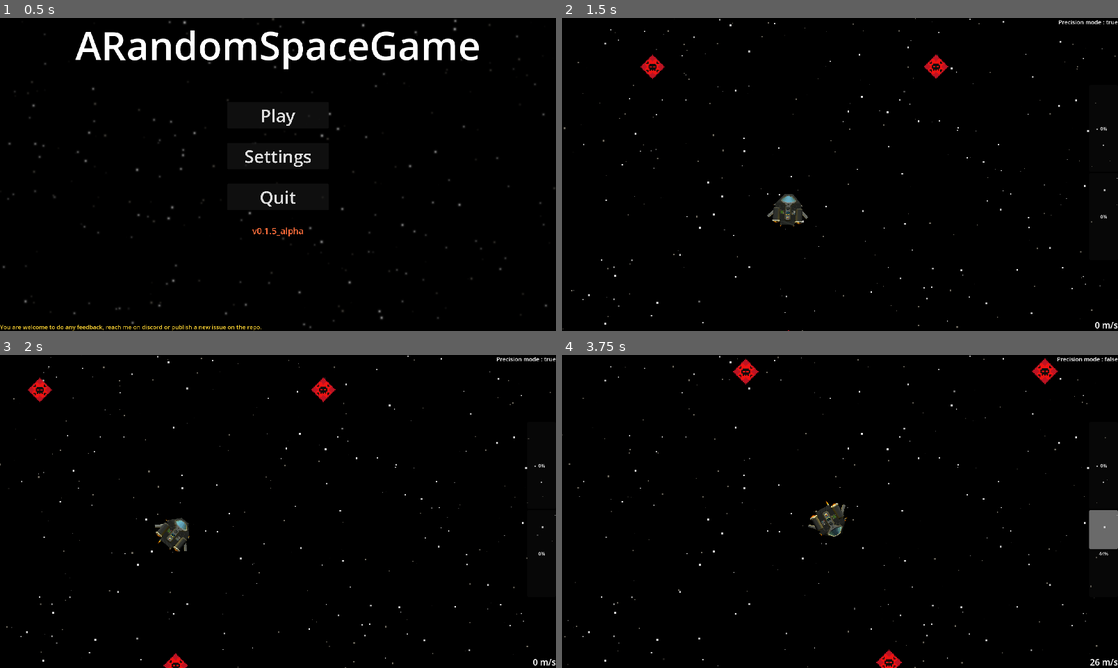
Above: before the commit, frames 1-4 (two rows, left to right).
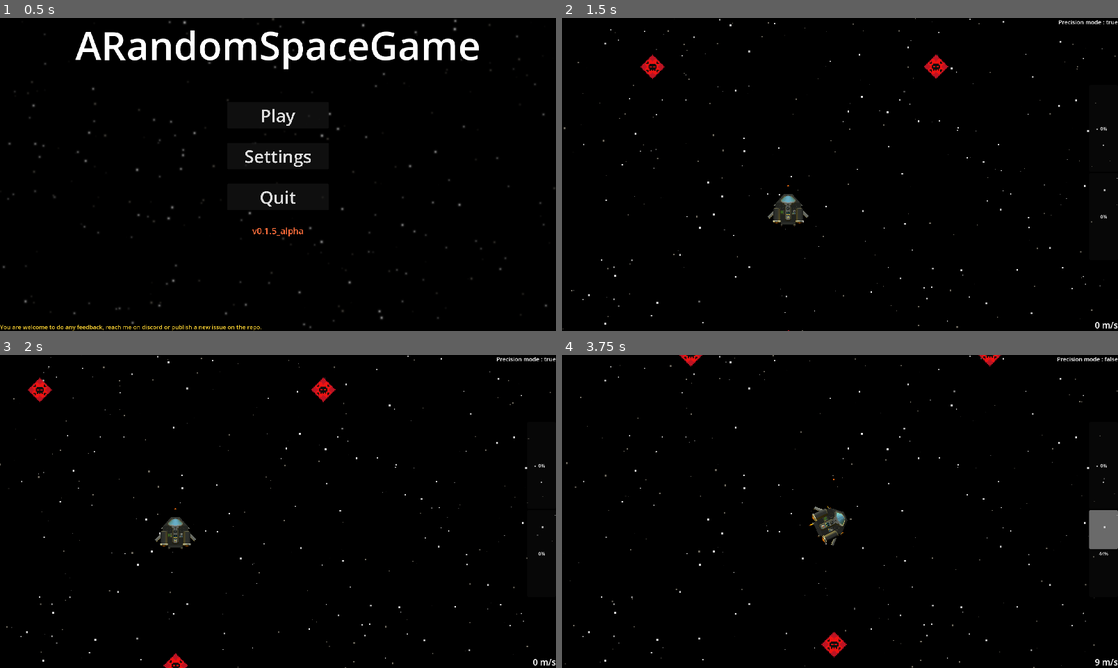
Above: after the commit, the same moments.

Repository: creusator/A_Random_Space_Game
Game: Godot game, scene res://UI/Menus/MainMenu/MainMenu.tscn
The game is run twice, just before and just after one commit, with the same random seed, the same clock (stepped at 60 frames per second) and the same inputs.
Inputs (mouse positions are in pixels of both pictures, inside the frame that each line leads up to):
- Up to frame 1 (0.5 s): no input
- Up to frame 2 (1.5 s): click "Play" at 0.5 s; move the mouse to (962, 158) at 1.27 s; hold D (rotate_right) from 1.28 s (still down); hold Right mouse button (aim_to_target_hold) from 1.28 s (still down)
- Up to frame 3 (2 s): keep holding D (rotate_right); keep holding Right mouse button (aim_to_target_hold)
- Up to frame 4 (3.75 s): move the mouse to (728, 527) at 2.02 s; release D (rotate_right) at 2.03 s; release Right mouse button (aim_to_target_hold) at 2.03 s; hold S (thrust_down) 2.03-2.78 s; tap P (enable_precision_mode_toggle) at 2.1 s; move the mouse to (895, 442) at 2.77 s; hold D (rotate_right) 2.78-3.53 s; tap Mouse wheel up (zoom_in) at 2.85 s; move the mouse to (812, 574) at 3.52 s; hold S (thrust_down) from 3.53 s (still down); tap Mouse wheel down (zoom_out) at 3.6 s

Frame 1 is identical in both runs. In frame 2, 0.1% of the frame differs, in the area x 36-45%, y 53-67%; in frame 3, 0.4%; in frame 4, 1.5%, in the area x 0-100%, y 0-100%.

Commit message:
Better ship states - player state machine
- There are now 4 separated ship states : Idle, Moving, Unpowered, Destroyed

- Started player state machine

Diff:
--- a/Components/Player/PlayerMotionComponent2D.gd
+++ b/Components/Player/PlayerMotionComponent2D.gd
@@ -1,8 +1,8 @@
 class_name PlayerMotionComponent2D
 extends MotionComponent2D
 
-@export var controller:PlayerInputComponent2D
-@export var controlled:CharacterBody2D
+@export var controlled:Player
 
-func _process(_delta: float) -> void:
-	controlled.velocity = controller.get_direction_vector() * 32
+var max_walking_speed:int
+
+const PIXEL_PER_METER = GlobalVariables.PIXEL_PER_METER
--- a/Components/Ship/ShipMotionComponent2D.gd
+++ b/Components/Ship/ShipMotionComponent2D.gd
@@ -1,7 +1,7 @@
 class_name ShipMotionComponent2D
 extends MotionComponent2D
 
-@export var controlled: CharacterBody2D
+@export var controlled:Ship
 
 const PIXEL_PER_METER = GlobalVariables.PIXEL_PER_METER
 
@@ -26,43 +26,49 @@
 	max_rotation_speed = int(deg_to_rad(controlled.max_rotation_speed))
 	moment_of_inertia_factor = controlled.moment_of_inertia_factor
 
-func player_movement_throttle(velocity: Vector2, thrust_input: Vector2, ship_rotation: float, delta: float) -> Vector2:
-	var target_velocity = Vector2(thrust_input.x * max_local_speed, thrust_input.y * max_local_speed).rotated(ship_rotation)
-	var velocity_error = target_velocity - velocity
+func ship_movement_throttle(velocity: Vector2, thrust_input: Vector2, current_rotation: float, delta: float) -> Vector2:
+	var thrust_direction = Vector2(thrust_input.x, thrust_input.y).rotated(current_rotation)
+	var thrust_magnitude = thrust_input.length()
+
 	var thrust_force = Vector2.ZERO
-
-	if velocity_error.length() > 0.01:
-		thrust_force = velocity_error.normalized() * main_thrust_power
+	if thrust_magnitude > 0.01:
+		thrust_force = thrust_direction.normalized() * main_thrust_power * thrust_magnitude
 
 	var force_total = thrust_force * PIXEL_PER_METER
 	var acceleration = force_total / mass
 	var applied_velocity = velocity + acceleration * delta
 
-	if velocity_error.length() < 3.5 and thrust_input.length() < 0.01:
-		applied_velocity = Vector2.ZERO
-	elif applied_velocity.length() > max_local_speed:
+	if applied_velocity.length() > max_local_speed:
 		applied_velocity = applied_velocity.normalized() * max_local_speed
 
-	current_applied_velocity = applied_velocity.normalized()
+	current_applied_velocity = applied_velocity.normalized() if applied_velocity.length() > 0.01 else Vector2.ZERO
 	return applied_velocity
 
-func player_movement(velocity: Vector2, thrust_vector: Vector2, delta: float) -> Vector2:
+func ship_movement_precision(velocity: Vector2, thrust_vector: Vector2, delta: float) -> Vector2:
 	var thrust_force: Vector2 = calculate_thrust(thrust_vector)
-	var dampening_force: Vector2 = Vector2.ZERO
-
-	if thrust_vector.length() < 0.05 and inertial_dampener_efficiency >= 0.0:
-		dampening_force = calculate_dampening(velocity)
-
-	var force_total: Vector2 = (thrust_force + dampening_force) * PIXEL_PER_METER
+	var force_total: Vector2 = thrust_force * PIXEL_PER_METER
 	var acceleration: Vector2 = force_total / mass
 	var applied_velocity: Vector2 = velocity + acceleration * delta
 
-	if thrust_vector.length() < 0.05 and applied_velocity.length() < 3.5:
-		applied_velocity = Vector2.ZERO
-	elif applied_velocity.length() > max_local_speed:
+	if applied_velocity.length() > max_local_speed:
 		applied_velocity = applied_velocity.normalized() * max_local_speed
 
-	current_applied_velocity = applied_velocity.normalized()
+	current_applied_velocity = applied_velocity.normalized() if applied_velocity.length() > 0.01 else Vector2.ZERO
+	return applied_velocity
+
+func ship_movement_damp(velocity: Vector2, delta: float) -> Vector2:
+	if velocity.length() < 3.5:
+		return Vector2.ZERO
+
+	var dampening_force = -velocity.normalized() * main_thrust_power * inertial_dampener_efficiency
+	var force_total = dampening_force * PIXEL_PER_METER
+	var acceleration = force_total / mass
+	var applied_velocity = velocity + acceleration * delta
+
+	if velocity.dot(applied_velocity) < 0:
+		applied_velocity = Vector2.ZERO
+
+	current_applied_velocity = applied_velocity.normalized() if applied_velocity.length() > 0.01 else Vector2.ZERO
 	return applied_velocity
 
 func calculate_thrust(thrust_vector: Vector2) -> Vector2:
@@ -70,26 +76,30 @@
 		return thrust_vector.normalized() * main_thrust_power * thrust_vector.length()
 	return Vector2.ZERO
 
-func calculate_dampening(velocity: Vector2) -> Vector2:
-	if inertial_dampener_efficiency <= 0.0 or velocity.length() < 0.05:
-		return Vector2.ZERO
-	var dampening_force = -velocity.normalized() * main_thrust_power * inertial_dampener_efficiency
-	return dampening_force
-
-func player_rotation(rotation_direction: float, delta: float) -> float:
+func ship_rotation(rotation_direction: float, delta: float) -> float:
 	var current_rotation = controlled.rotation
 	var moment_of_inertia = calculate_moment()
 	var torque = calculate_torque(rotation_direction)
-
-	if abs(rotation_direction) < 0.01 and rotation_dampeners_efficiency > 0.0:
-		var damping_torque = -angular_velocity_rad * (side_thrust_power * rotation_dampeners_efficiency)
-		torque += damping_torque
 
 	var angular_acceleration = torque / moment_of_inertia
 	angular_velocity_rad += angular_acceleration * delta
 	angular_velocity_rad = clamp(angular_velocity_rad, -max_rotation_speed, max_rotation_speed)
 
-	if abs(rotation_direction) < 0.01 and abs(angular_velocity_rad) < 0.008:
+	var new_rotation = current_rotation + angular_velocity_rad * delta
+	return new_rotation
+
+func ship_rotation_damp(delta: float) -> float:
+	if abs(angular_velocity_rad) < 0.008:
+		angular_velocity_rad = 0.0
+		return controlled.rotation
+
+	var current_rotation = controlled.rotation
+	var moment_of_inertia = calculate_moment()
+	var damping_torque = -sign(angular_velocity_rad) * side_thrust_power * rotation_dampeners_efficiency
+
+	var angular_acceleration = damping_torque / moment_of_inertia
+	angular_velocity_rad += angular_acceleration * delta
+	if abs(angular_velocity_rad) < 0.008:
 		angular_velocity_rad = 0.0
 
 	var new_rotation = current_rotation + angular_velocity_rad * delta
--- /dev/null
+++ b/Entities/OnFootEntities/Player/Player.gd
@@ -0,0 +1,4 @@
+class_name Player
+extends CharacterBody2D
+
+var sitting: bool = false
--- a/Entities/Persons/Player/character_body_2d.tscn
+++ b/Entities/OnFootEntities/Player/Player.tscn
@@ -1,22 +1,27 @@
-[gd_scene load_steps=5 format=3 uid="uid://b3gmb5k3rernn"]
+[gd_scene load_steps=6 format=3 uid="uid://b3gmb5k3rernn"]
 
 [ext_resource type="Texture2D" uid="uid://cihenxutmvlot" path="res://Assets/Human/WIP-Human.png" id="1_2xc6r"]
-[ext_resource type="Script" uid="uid://qijnpq13dxpv" path="res://Entities/Persons/Player/Player.gd" id="1_j7lsc"]
+[ext_resource type="Script" uid="uid://qijnpq13dxpv" path="res://Entities/OnFootEntities/Player/Player.gd" id="1_j7lsc"]
 [ext_resource type="Script" uid="uid://cqu61yysgcrfp" path="res://Components/Player/PlayerMotionComponent2D.gd" id="2_87vck"]
 [ext_resource type="Script" uid="uid://qoira32srma4" path="res://Components/Player/PlayerInputComponent2D.gd" id="3_j7lsc"]
+[ext_resource type="Script" uid="uid://cyo0jui1qln2j" path="res://Scripts/StateMachines/Player/PlayerStateMachine.gd" id="5_7p1is"]
 
-[node name="CharacterBody2D" type="CharacterBody2D"]
+[node name="Player" type="CharacterBody2D"]
 script = ExtResource("1_j7lsc")
 
 [node name="Sprite2D" type="Sprite2D" parent="."]
+light_mask = 0
 texture = ExtResource("1_2xc6r")
 
-[node name="PlayerMotionComponent2D" type="Node2D" parent="." node_paths=PackedStringArray("controller", "controlled")]
+[node name="PlayerMotionComponent2D" type="Node2D" parent="." node_paths=PackedStringArray("controlled")]
 script = ExtResource("2_87vck")
-controller = NodePath("../PlayerInputComponent2D")
 controlled = NodePath("..")
 metadata/_custom_type_script = "uid://cqu61yysgcrfp"
 
 [node name="PlayerInputComponent2D" type="Node" parent="."]
 script = ExtResource("3_j7lsc")
 metadata/_custom_type_script = "uid://qoira32srma4"
+
+[node name="PlayerStateMachine" type="Node" parent="."]
+script = ExtResource("5_7p1is")
+metadata/_custom_type_script = "uid://cyo0jui1qln2j"
--- a/Entities/Persons/Player/Player.gd
+++ /dev/null
@@ -1,4 +0,0 @@
-extends CharacterBody2D
-
-func _process(_delta: float) -> void:
-	move_and_slide()
--- a/Entities/Ships/Template/Ship.gd
+++ b/Entities/Ships/Template/Ship.gd
@@ -13,6 +13,7 @@
 var fuel_current_capacity: float
 var moment_of_inertia_factor: float
 var is_powered: bool = false
+var is_piloted: bool = true
 
 @onready var structural_components: StructuralComponentManager = $StructuralComponentManager
 @onready var internal_components: InternalComponentManager = $InternalComponentManager
--- a/Entities/Ships/Template/Ship.tscn
+++ b/Entities/Ships/Template/Ship.tscn
@@ -5,11 +5,11 @@
 [ext_resource type="Script" uid="uid://dm36kx3fhfyjb" path="res://Entities/Ships/Template/Managers/StructuralComponentManager.gd" id="2_b31lw"]
 [ext_resource type="Script" uid="uid://qj4bt3np6nrt" path="res://Components/Ship/ShipInputComponent2D.gd" id="3_b31lw"]
 [ext_resource type="Script" uid="uid://bwh4572esbrqv" path="res://Entities/Ships/Template/Managers/InternalComponentManager.gd" id="3_m7yxy"]
-[ext_resource type="Script" uid="uid://dqy23tv878fh6" path="res://Scripts/StateMachines/Ship/States/PrecisionFlightState.gd" id="5_eddnc"]
-[ext_resource type="Script" uid="uid://bsnvwn8cx252c" path="res://Scripts/StateMachines/Ship/States/ThrottleFlightState.gd" id="6_ec12r"]
 [ext_resource type="Script" uid="uid://cr3n2gq063w8y" path="res://Scripts/StateMachines/Ship/ShipStateMachine.gd" id="6_l7he0"]
 [ext_resource type="Script" uid="uid://dnquy3rtqicuy" path="res://Scripts/StateMachines/Ship/States/UnpoweredState.gd" id="7_l7he0"]
+[ext_resource type="Script" uid="uid://dqy23tv878fh6" path="res://Scripts/StateMachines/Ship/States/ShipMovingState.gd" id="9_eddnc"]
 [ext_resource type="Script" uid="uid://bkg866gq7onp1" path="res://Scripts/StateMachines/Ship/States/DestroyedState.gd" id="10_ec12r"]
+[ext_resource type="Script" uid="uid://c3omvhssgk73l" path="res://Scripts/StateMachines/Ship/States/ShipIdleState.gd" id="10_l7he0"]
 
 [node name="Ship" type="CharacterBody2D"]
 motion_mode = 1
@@ -36,14 +36,6 @@
 initial_state = NodePath("UnpoweredState")
 metadata/_custom_type_script = "uid://cr3n2gq063w8y"
 
-[node name="PrecisionFlightState" type="Node" parent="ShipStateMachine"]
-script = ExtResource("5_eddnc")
-metadata/_custom_type_script = "uid://dqy23tv878fh6"
-
-[node name="ThrottleFlightState" type="Node" parent="ShipStateMachine"]
-script = ExtResource("6_ec12r")
-metadata/_custom_type_script = "uid://bsnvwn8cx252c"
-
 [node name="UnpoweredState" type="Node" parent="ShipStateMachine"]
 script = ExtResource("7_l7he0")
 metadata/_custom_type_script = "uid://dnquy3rtqicuy"
@@ -51,3 +43,11 @@
 [node name="DestroyedState" type="Node" parent="ShipStateMachine"]
 script = ExtResource("10_ec12r")
 metadata/_custom_type_script = "uid://bkg866gq7onp1"
+
+[node name="ShipMovingState" type="Node" parent="ShipStateMachine"]
+script = ExtResource("9_eddnc")
+metadata/_custom_type_script = "uid://dqy23tv878fh6"
+
+[node name="ShipIdleState" type="Node" parent="ShipStateMachine"]
+script = ExtResource("10_l7he0")
+metadata/_custom_type_script = "uid://c3omvhssgk73l"
--- a/Entities/Ships/Template/ShipComponents/StructuralComponents/Thruster/Thruster.gd
+++ b/Entities/Ships/Template/ShipComponents/StructuralComponents/Thruster/Thruster.gd
@@ -67,7 +67,7 @@
 		random_light_timer = random.randf_range(0.5, 3.0)
 		vfx_random_light_level = random.randf_range(0.0, 0.4)
 
-	if vfx and ship:
+	if vfx and ship and ship.is_piloted:
 		update_vfx(delta)
 
 func on_powered() -> void:
--- a/Game.tscn
+++ b/Game.tscn
@@ -6,6 +6,7 @@
 [ext_resource type="PackedScene" uid="uid://bq1j8bbq5k0n1" path="res://Entities/zDevObjects/Killbox.tscn" id="4_t88pq"]
 [ext_resource type="PackedScene" uid="uid://bs4dsk2ecagfa" path="res://UI/Menus/PauseMenu/PauseMenu.tscn" id="5_t88pq"]
 [ext_resource type="PackedScene" uid="uid://ddxmqkgb5ttm8" path="res://UI/HUD/hud_ship.tscn" id="6_r0x5m"]
+[ext_resource type="PackedScene" uid="uid://b3gmb5k3rernn" path="res://Entities/OnFootEntities/Player/Player.tscn" id="7_3mrqo"]
 
 [node name="Main" type="Node2D"]
 
@@ -52,3 +53,8 @@
 ship = NodePath("../../NorikerMKI")
 
 [node name="PauseMenu" parent="UI" instance=ExtResource("5_t88pq")]
+
+[node name="Player" parent="." instance=ExtResource("7_3mrqo")]
+z_index = 100
+position = Vector2(0, -81)
+scale = Vector2(0.3, 0.3)
--- a/OnFootTest.tscn
+++ b/OnFootTest.tscn
@@ -1,7 +1,7 @@
 [gd_scene load_steps=4 format=3 uid="uid://b2fs12sd37rjv"]
 
 [ext_resource type="PackedScene" uid="uid://dgm6lx2u4lxpy" path="res://Backgrounds/TestingEnvironement/BackgroundTesting.tscn" id="1_7rl7j"]
-[ext_resource type="PackedScene" uid="uid://b3gmb5k3rernn" path="res://Entities/Persons/Player/character_body_2d.tscn" id="2_1e0um"]
+[ext_resource type="PackedScene" uid="uid://b3gmb5k3rernn" path="res://Entities/OnFootEntities/Player/Player.tscn" id="2_1e0um"]
 [ext_resource type="Script" uid="uid://dq3r12sc157up" path="res://UI/Camera/Camera.gd" id="3_borlt"]
 
 [node name="Node2D" type="Node2D"]
--- /dev/null
+++ b/Scripts/StateMachines/Player/PlayerStateMachine.gd
@@ -0,0 +1,47 @@
+class_name PlayerStateMachine
+extends Node
+
+@export var initial_state: PlayerState
+var current_state: PlayerState
+var states: Dictionary = {}
+var player: Player
+
+func _ready() -> void:
+	player = get_parent()
+	for child in get_children():
+		if child is PlayerState:
+			states[child.name] = child
+			child.state_machine = self
+			child.player = player
+
+	if initial_state:
+		current_state = initial_state
+		current_state.enter()
+
+func _physics_process(delta: float) -> void:
+	if current_state:
+		current_state.physics_update(delta)
+
+func _process(delta: float) -> void:
+	if current_state:
+		current_state.update(delta)
+
+func transition_to(state_name: String) -> void:
+	if not states.has(state_name):
+		push_error("State " + state_name + " does not exist!")
+		return
+
+	var new_state = states[state_name]
+	if current_state == new_state:
+		return
+
+	if current_state:
+		current_state.exit()
+
+	current_state = new_state
+	current_state.enter()
+
+func get_current_state_name() -> String:
+	if current_state:
+		return current_state.name
+	return ""
--- /dev/null
+++ b/Scripts/StateMachines/Player/States/PlayerState.gd
@@ -0,0 +1,23 @@
+class_name PlayerState
+extends Node
+
+var state_machine: PlayerStateMachine
+var player: Player
+
+func enter() -> void:
+	pass
+
+func exit() -> void:
+	pass
+
+func update(_delta: float) -> void:
+	pass
+
+func physics_update(_delta: float) -> void:
+	pass
+
+func get_motion() -> MotionComponent2D:
+	return player.motion_component_2d
+
+func get_input() -> InputComponent2D:
+	return player.input_component_2d
--- a/Scripts/StateMachines/Ship/States/PrecisionFlightState.gd
+++ /dev/null
@@ -1,31 +0,0 @@
-class_name PrecisionFlightState
-extends ShipState
-
-func enter() -> void:
-	print("Entering Precision Flight Mode")
-
-func physics_update(delta: float) -> void:
-	if not is_powered():
-		state_machine.transition_to("UnpoweredState")
-		return
-
-	var input = get_input()
-	var motion = get_motion()
-
-	if input.precision_mode == false:
-		state_machine.transition_to("ThrottleFlightState")
-		return
-
-	var thrust_vector = input.get_thrust_vector()
-	ship.velocity = motion.player_movement(ship.velocity,thrust_vector.rotated(ship.rotation),delta)
-
-	if input.aim_to_target:
-		ship.rotation = motion.aim_to_target(
-			ship.position,
-			ship.get_global_mouse_position(),
-			delta
-		)
-	else:
-		ship.rotation = motion.player_rotation(input.get_rotation_dir(), delta)
-
-	ship.move_and_slide()
--- /dev/null
+++ b/Scripts/StateMachines/Ship/States/ShipIdleState.gd
@@ -0,0 +1,26 @@
+class_name ShipIdleState
+extends ShipState
+
+func enter() -> void:
+	print("Idling")
+
+func physics_update(delta: float) -> void:
+	if not is_powered():
+		state_machine.transition_to("UnpoweredState")
+		return
+
+	var input: ShipInputComponent2D = get_input()
+	var motion: ShipMotionComponent2D = get_motion()
+	var thrust_vector = input.get_thrust_vector()
+	var rotation_dir = input.get_rotation_dir()
+
+	if thrust_vector != Vector2.ZERO or rotation_dir != 0.0:
+		state_machine.transition_to("ShipMovingState")
+		return
+
+	if ship.velocity.length() < 0.1:
+		ship.velocity = Vector2.ZERO
+	else:
+		ship.velocity = motion.ship_movement_damp(ship.velocity, delta)
+	ship.rotation = motion.ship_rotation_damp(delta)
+	ship.move_and_slide()
--- /dev/null
+++ b/Scripts/StateMachines/Ship/States/ShipMovingState.gd
@@ -0,0 +1,39 @@
+class_name ShipMovingState
+extends ShipState
+
+func enter() -> void:
+	print("Moving")
+
+func physics_update(delta: float) -> void:
+	if not is_powered():
+		state_machine.transition_to("UnpoweredState")
+		return
+
+	var input: ShipInputComponent2D = get_input()
+	var motion: ShipMotionComponent2D = get_motion()
+	var thrust_vector = input.get_thrust_vector()
+	var rotation_dir = input.get_rotation_dir()
+
+	if thrust_vector == Vector2.ZERO and rotation_dir == 0.0:
+		state_machine.transition_to("ShipIdleState")
+		return
+
+	if ship.is_piloted:
+		# Rotation
+		if input.aim_to_target:
+			ship.rotation = motion.aim_to_target(ship.position, ship.get_global_mouse_position(), delta)
+		elif rotation_dir != 0.0:
+			ship.rotation = motion.ship_rotation(rotation_dir, delta)
+		else:
+			ship.rotation = motion.ship_rotation_damp(delta)
+
+		# Thrusting
+		if thrust_vector != Vector2.ZERO:
+			if input.precision_mode == false:
+				ship.velocity = motion.ship_movement_throttle(ship.velocity, thrust_vector, ship.rotation, delta)
+			else:
+				ship.velocity = motion.ship_movement_precision(ship.velocity, thrust_vector.rotated(ship.rotation), delta)
+		else:
+			ship.velocity = motion.ship_movement_damp(ship.velocity, delta)
+
+	ship.move_and_slide()
--- a/Scripts/StateMachines/Ship/States/ThrottleFlightState.gd
+++ /dev/null
@@ -1,36 +0,0 @@
-class_name ThrottleFlightState
-extends ShipState
-
-func enter() -> void:
-	print("Entering Throttle Flight Mode")
-
-func physics_update(delta: float) -> void:
-	if not is_powered():
-		state_machine.transition_to("UnpoweredState")
-		return
-
-	var input = get_input()
-	var motion = get_motion()
-
-	if input.precision_mode == true:
-		state_machine.transition_to("PrecisionFlightState")
-		return
-
-	var thrust_vector = input.get_thrust_vector()
-	ship.velocity = motion.player_movement_throttle(
-		ship.velocity,
-		thrust_vector,
-		ship.rotation,
-		delta
-	)
-
-	if input.aim_to_target:
-		ship.rotation = motion.aim_to_target(
-			ship.position,
-			ship.get_global_mouse_position(),
-			delta
-		)
-	else:
-		ship.rotation = motion.player_rotation(input.get_rotation_dir(), delta)
-
-	ship.move_and_slide()
--- a/Scripts/StateMachines/Ship/States/UnpoweredState.gd
+++ b/Scripts/StateMachines/Ship/States/UnpoweredState.gd
@@ -6,7 +6,7 @@
 
 func physics_update(delta: float) -> void:
 	if is_powered():
-		state_machine.transition_to("PrecisionFlightState")
+		state_machine.transition_to("ShipIdleState")
 		return
 
 	var motion = get_motion()
--- a/UI/HUD/hud_ship.gd
+++ b/UI/HUD/hud_ship.gd
@@ -16,6 +16,10 @@
 		precision_mode.text = ("Ship destroyed, restart from pause menu")
 		velocity_label.text = ("0 m/s")
 		return
+	if ship.is_piloted == false:
+		hide()
+	else:
+		show()
 	ship_throttle_value = ship.get_throttle_state()
 	if ship_throttle_value >= 0.0:
 		forward_throttle.set_value_no_signal(ship_throttle_value*100)
Renamed: Entities/Persons/Player/Player.gd.uid -> Entities/OnFootEntities/Player/Player.gd.uid
Not shown: 1 places in Game.tscn that only renumber resources
Not shown, added: Scripts/StateMachines/Player/PlayerStateMachine.gd.uid
Not shown, added: Scripts/StateMachines/Player/States/PlayerState.gd.uid
Not shown, added: Scripts/StateMachines/Ship/States/ShipIdleState.gd.uid
Renamed: Scripts/StateMachines/Ship/States/PrecisionFlightState.gd.uid -> Scripts/StateMachines/Ship/States/ShipMovingState.gd.uid
Not shown, removed: Scripts/StateMachines/Ship/States/ThrottleFlightState.gd.uid
